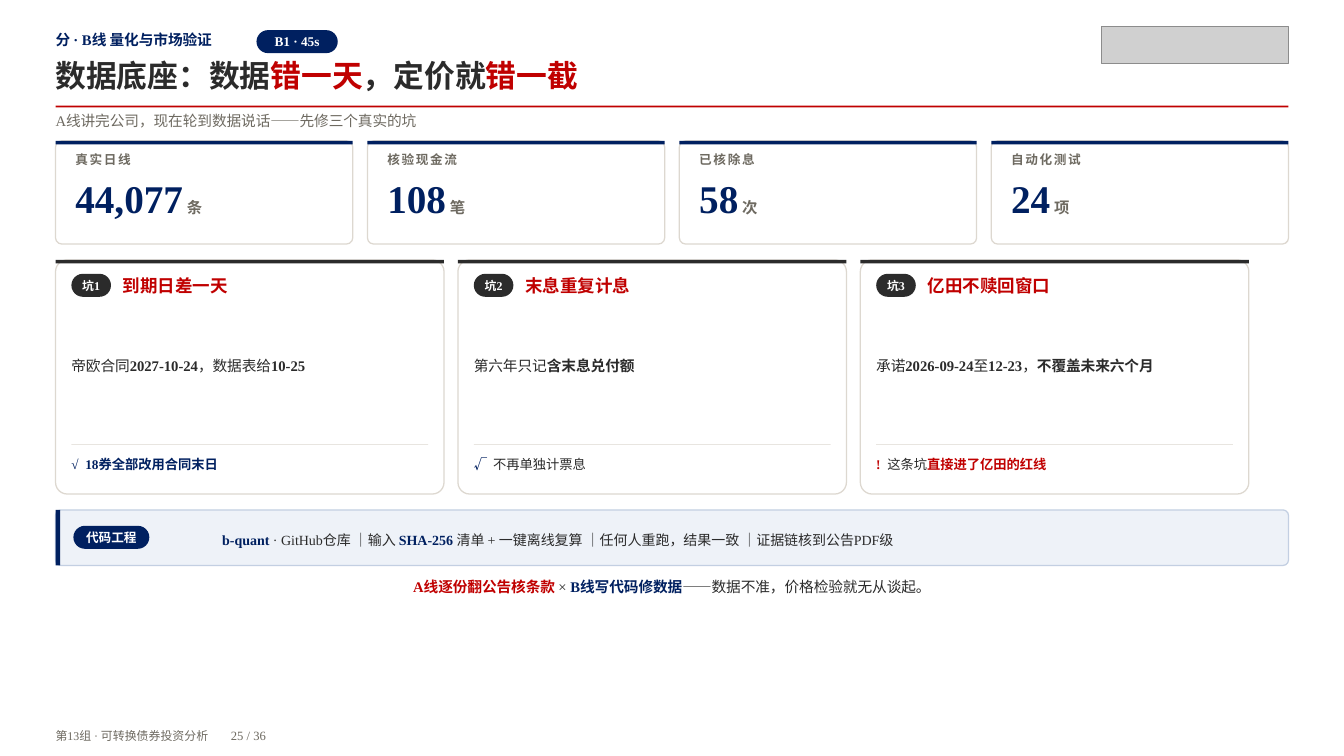
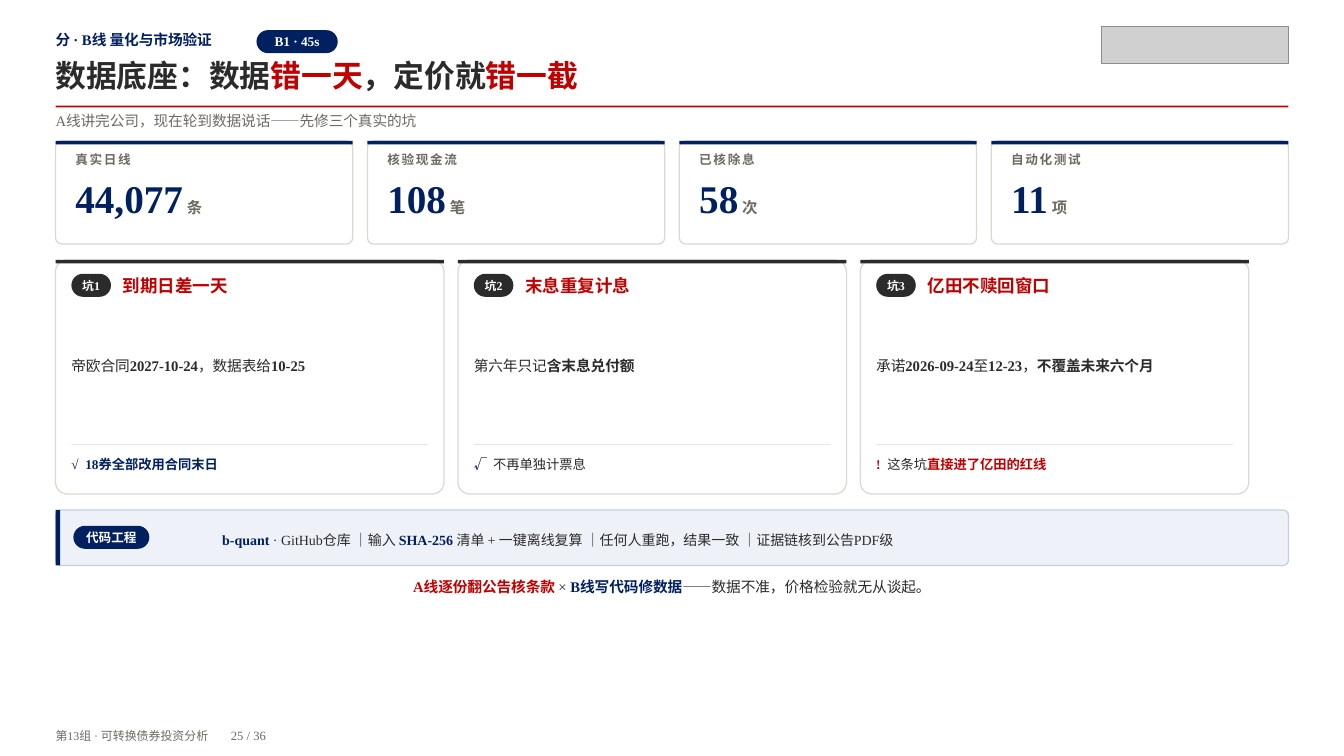
Before and after one commit to Lin7177/cb-analysis-g13, a slide deck: slide 25 of deck/可转债全量版.pptx. Drawn at 1344x756 pixels with LibreOffice and Linux fonts; fonts in the diff are those of the drawing; grey boxes stand for pictures. Boxes give left, top, right and bottom in pixels: in the first picture for what was removed or moved away, otherwise in the second. Text is boxed around its words. In the diff, an @@ line names an element or a change of style, - is before the commit and + after.

```diff
--- a/deck/可转债全量版.pptx
+++ b/deck/可转债全量版.pptx
@@ text at (x1=1011, y1=187, x2=1067, y2=214): text changed @@
-24 项
+11 项
```
Also in this commit, not shown: 2 other slides changed, 14 other files.
